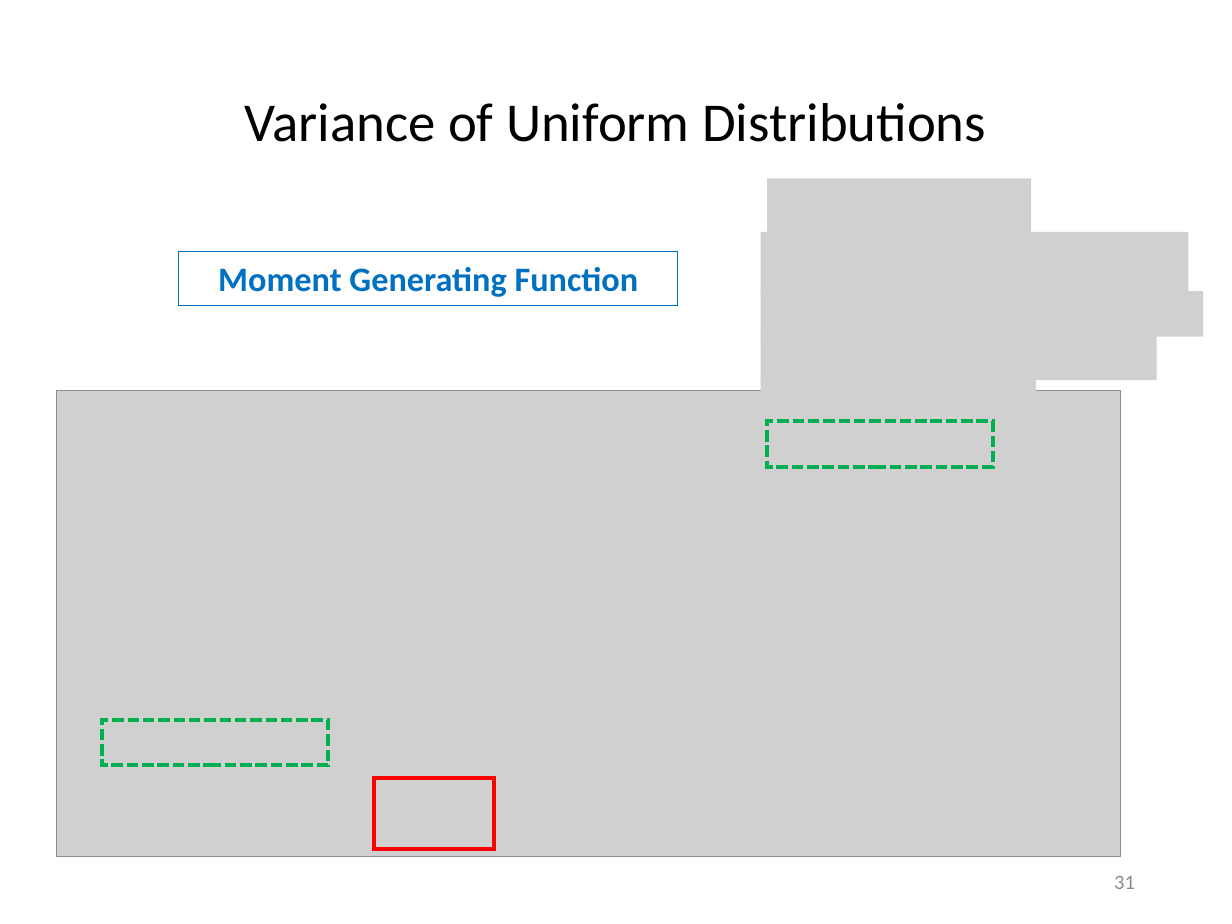
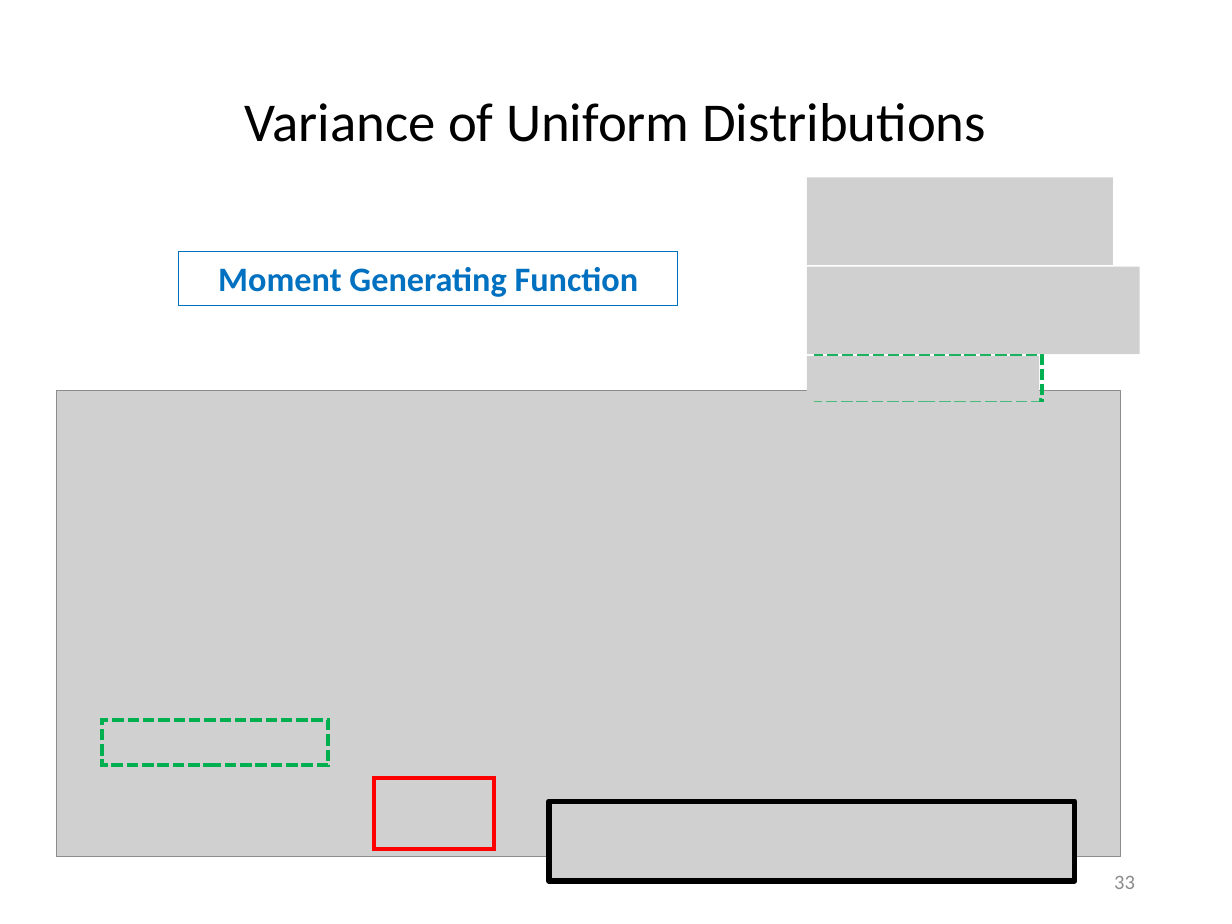
Before and after one commit to dbiersach/scicomp301-cpp-linux, a slide deck: slide 33 of session06/Session 06 - Statistics, Euler Line.pptx (slide 31 before the commit). Drawn at 1232x924 pixels with LibreOffice and Linux fonts; fonts in the diff are those of the drawing; grey boxes stand for pictures. Boxes give left, top, right and bottom in pixels: in the first picture for what was removed or moved away, otherwise in the second. Text is boxed around its words. In the diff, an @@ line names an element or a change of style, - is before the commit and + after.

```diff
--- a/session06/Session 06 - Statistics, Euler Line.pptx
+++ b/session06/Session 06 - Statistics, Euler Line.pptx
@@ picture added at [807,177,1112,265] @@
@@ picture added at [807,266,1140,354] @@
@@ picture added at [807,356,1040,402] @@
@@ rectangle: place and size @@
-rectangle at [768,421,993,467]
+rectangle at [817,355,1042,400]
@@ group removed at [760,179,1202,467]: 6 pictures @@
@@ picture added at [549,801,1076,881] @@
@@ page number at [1114,876,1135,889]: text changed @@
-31
+33
```
Also in this commit, not shown: 16 other slides changed, 4 slides added, 1 slide removed, 1 other file.
